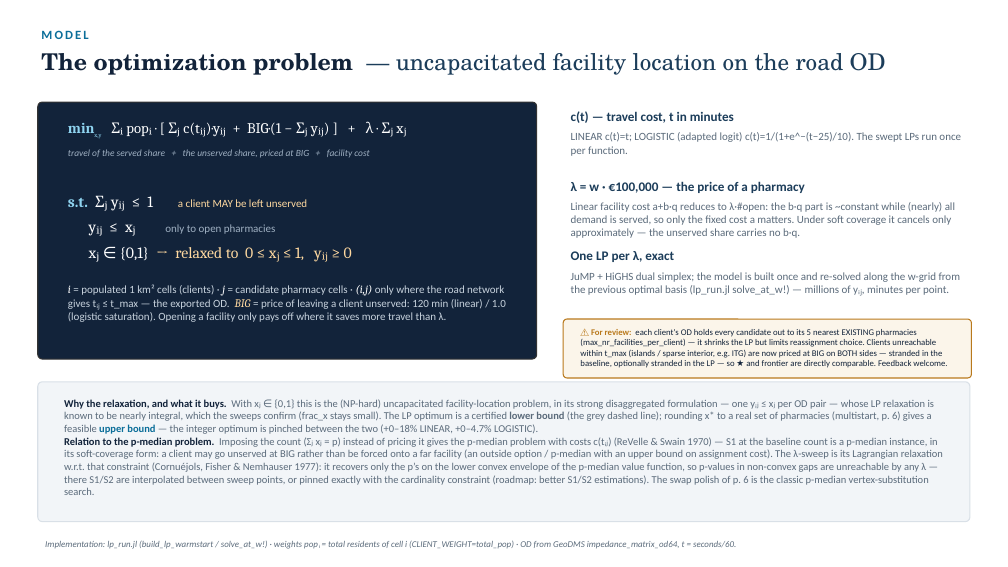
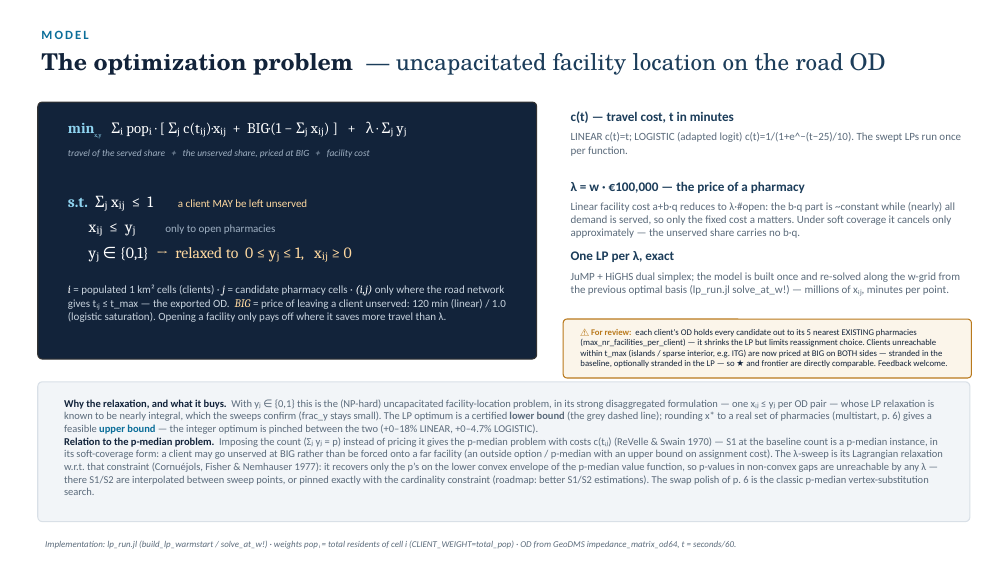
Before and after one commit to ObjectVision/NetworkModel_EU, a slide deck: slide 3 of doc/lambda_sweep5.pptx. Drawn at 1008x567 pixels with LibreOffice and Linux fonts; fonts in the diff are those of the drawing. Boxes give left, top, right and bottom in pixels: in the first picture for what was removed or moved away, otherwise in the second. Text is boxed around its words. In the diff, an @@ line names an element or a change of style, - is before the commit and + after.

```diff
--- a/doc/lambda_sweep5.pptx
+++ b/doc/lambda_sweep5.pptx
@@ text at bbox=[94, 121, 394, 138]: text changed @@
-minx,y Σᵢ popᵢ · [ Σⱼ c(tᵢⱼ)·yᵢⱼ + BIG·(1 − Σⱼ yᵢⱼ) ] + λ · Σⱼ xⱼ
+minx,y Σᵢ popᵢ · [ Σⱼ c(tᵢⱼ)·xᵢⱼ + BIG·(1 − Σⱼ xᵢⱼ) ] + λ · Σⱼ yⱼ
@@ text at bbox=[68, 195, 352, 260]: text changed @@
-s.t. Σⱼ yᵢⱼ ≤ 1 a client MAY be left unserved
-yᵢⱼ ≤ xⱼ only to open pharmacies
-xⱼ ∈ {0,1} → relaxed to 0 ≤ xⱼ ≤ 1, yᵢⱼ ≥ 0
+s.t. Σⱼ xᵢⱼ ≤ 1 a client MAY be left unserved
+xᵢⱼ ≤ yⱼ only to open pharmacies
+yⱼ ∈ {0,1} → relaxed to 0 ≤ yⱼ ≤ 1, xᵢⱼ ≥ 0
@@ text at bbox=[571, 272, 961, 295]: text changed @@
-JuMP + HiGHS dual simplex; the model is built once and re-solved along the w-grid from the previous optimal basis (lp_run.jl solve_at_w!) — millions of yᵢⱼ, minutes per point.
+JuMP + HiGHS dual simplex; the model is built once and re-solved along the w-grid from the previous optimal basis (lp_run.jl solve_at_w!) — millions of xᵢⱼ, minutes per point.
@@ text at bbox=[64, 399, 943, 495]: text changed @@
-Why the relaxation, and what it buys. With xⱼ ∈ {0,1} this is the (NP-hard) uncapacitated facility-location problem, in its strong disaggregated formulation — one yᵢⱼ ≤ xⱼ per OD pair — whose LP relaxation is known to be nearly integral, which the sweeps confirm (frac_x stays small). The LP optimum is a certified lower bound (the grey dashed line); rounding x* to a real set of pharmacies (multistart, p. 6) gives a feasible upper bound — the integer optimum is pinched between the two (+0–18% LINEAR, +0–4.7% LOGISTIC).
-Relation to the p-median problem. Imposing the count (Σⱼ xⱼ = p) instead of pricing it gives the p-median problem with costs c(tᵢⱼ) (ReVelle & Swain 1970) — S1 at the baseline count is a p-median instance, in its soft-coverage form: a client may go unserved at BIG rather than be forced onto a far facility (an outside option / p-median with an upper bound on assignment cost). The λ-sweep is its Lagrangian relaxation w.r.t. that constraint (Cornuéjols, Fisher & Nemhauser 1977): it recovers only the p’s on the lower convex envelope of the p-median value function, so p-values in non-convex gaps are unreachable by any λ — there S1/S2 are interpolated between sweep points, or pinned exactly with the cardinality constraint (roadmap: better S1/S2 estimations). The swap polish of p. 6 is the classic p-median vertex-substitution search.
+Why the relaxation, and what it buys. With yⱼ ∈ {0,1} this is the (NP-hard) uncapacitated facility-location problem, in its strong disaggregated formulation — one xᵢⱼ ≤ yⱼ per OD pair — whose LP relaxation is known to be nearly integral, which the sweeps confirm (frac_y stays small). The LP optimum is a certified lower bound (the grey dashed line); rounding x* to a real set of pharmacies (multistart, p. 6) gives a feasible upper bound — the integer optimum is pinched between the two (+0–18% LINEAR, +0–4.7% LOGISTIC).
+Relation to the p-median problem. Imposing the count (Σⱼ yⱼ = p) instead of pricing it gives the p-median problem with costs c(tᵢⱼ) (ReVelle & Swain 1970) — S1 at the baseline count is a p-median instance, in its soft-coverage form: a client may go unserved at BIG rather than be forced onto a far facility (an outside option / p-median with an upper bound on assignment cost). The λ-sweep is its Lagrangian relaxation w.r.t. that constraint (Cornuéjols, Fisher & Nemhauser 1977): it recovers only the p’s on the lower convex envelope of the p-median value function, so p-values in non-convex gaps are unreachable by any λ — there S1/S2 are interpolated between sweep points, or pinned exactly with the cardinality constraint (roadmap: better S1/S2 estimations). The swap polish of p. 6 is the classic p-median vertex-substitution search.
```
Also in this commit, not shown: 47 other slides changed, 15 other files.
